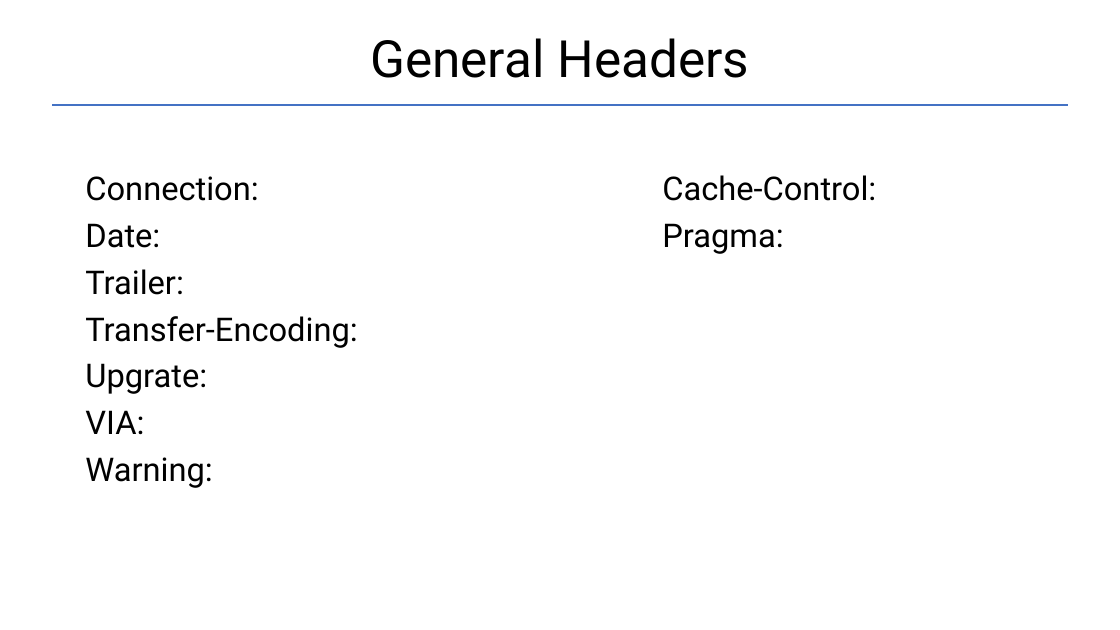
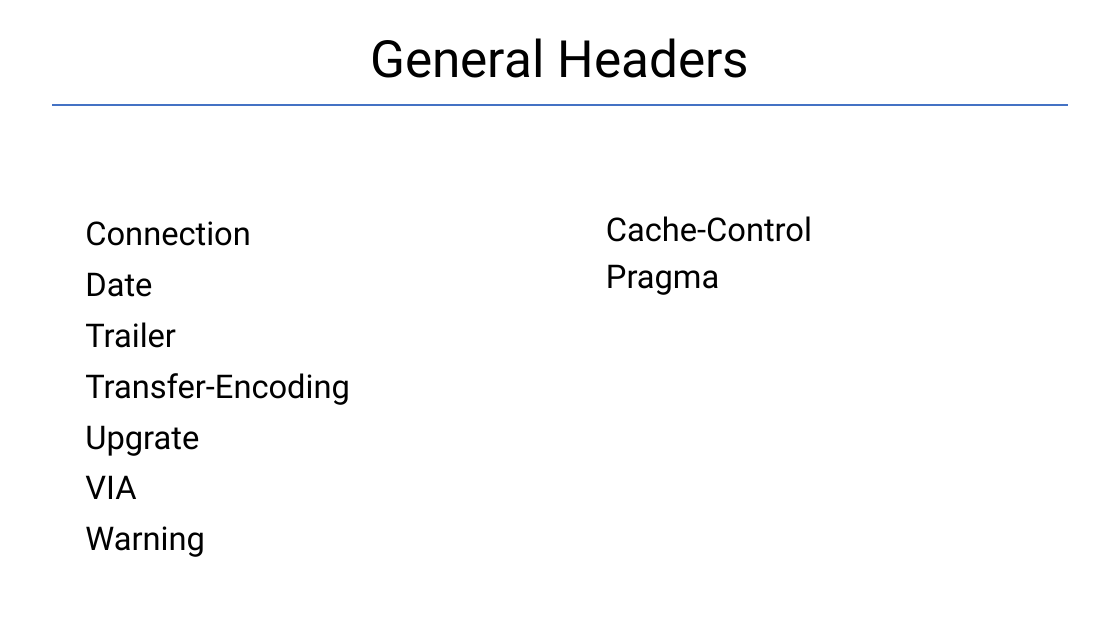
Before and after one commit to Garnik94/Levelup_presentations, a slide deck: slide 17 of Http/Http_presentation.pptx. Drawn at 1120x630 pixels with LibreOffice and Linux fonts; fonts in the diff are those of the drawing. Boxes give left, top, right and bottom in pixels: in the first picture for what was removed or moved away, otherwise in the second. Text is boxed around its words. In the diff, an @@ line names an element or a change of style, - is before the commit and + after.

```diff
--- a/Http/Http_presentation.pptx
+++ b/Http/Http_presentation.pptx
@@ text at box(85, 221, 350, 557): text changed @@
-Connection:
-Date:
-Trailer:
-Transfer-Encoding:
-Upgrate:
-VIA:
-Warning:
+Connection
+Date
+Trailer
+Transfer-Encoding
+Upgrate
+VIA
+Warning
@@ text at box(606, 216, 812, 295): text changed @@
-Cache-Control:
-Pragma:
+Cache-Control
+Pragma
```
Also in this commit, not shown: 7 other slides changed, 1 slide added, 4 slides removed, 1 other file.
